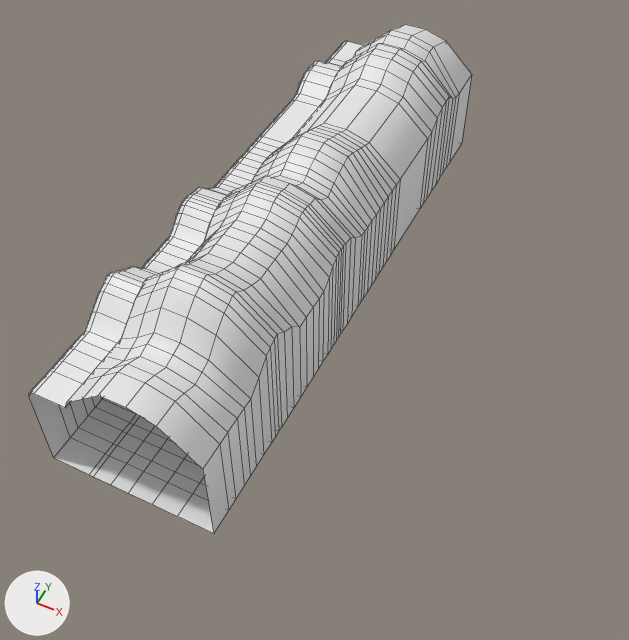
The OBJ model Assets/Models/Platforms/Platform_1_Forrest.obj as it was, and as the next commit left it.
One viewpoint serves both versions: a camera (50 mm lens) standing at (49.0, -74.9, 80.4) and looking at (16.5, -9.8, -0.9). Arrows for +X, +Y and +Z are at lower left; the lights stay in place. Mesh edges are drawn as thin lines. Where no turn or scale is listed for an object, it has been applied to the vertices.

Objects in the first picture: 'Platform_1_Forrest'.
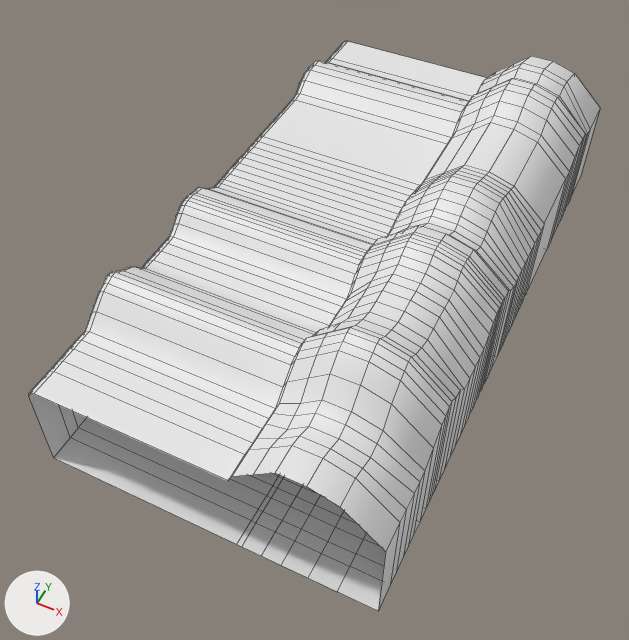
Edits to the bpy script that builds the scene:
```text
Change me_platform_1_forrest:
    where me_platform_1_forrest.from_pydata(...)  # 912 vertices, 901 faces; spans x -2.5..18.9, y -39.0..37.9, z -5.0..16.9
    used by ob_platform_1_forrest; location = (0.0, 0.0, 0.0)
    me_platform_1_forrest part 1: all 672 vertices in x 2.5..18.9, y -39.0..37.9, z -5.0..16.9 are moved by (19.3, 0.0, 0.0)
```

Pixel boxes (x1, y1, x2, y2) of what changed, in the pictures (629 x 640 px; the box of a moved part takes in the faces that stretch with it):
'Platform_1_Forrest', reshaped (29% wider, 12% taller)
    before: (28, 24, 472, 533)
    after: (28, 41, 600, 611)
part 1 of me_platform_1_forrest, moved or reshaped
    before: (62, 24, 472, 533)
    after: (62, 44, 600, 611)
